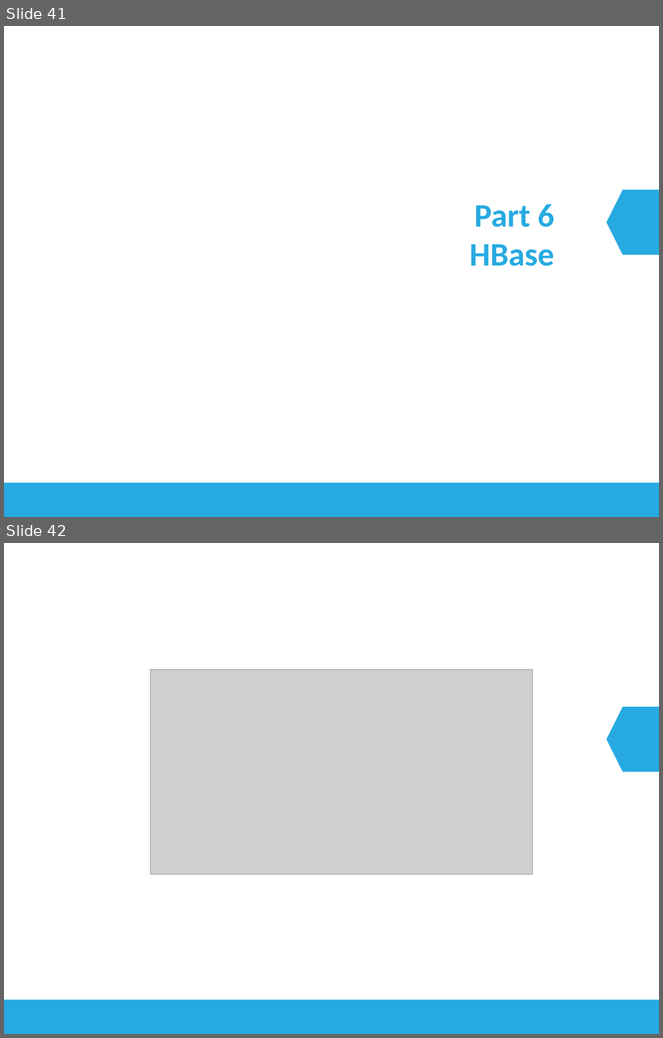
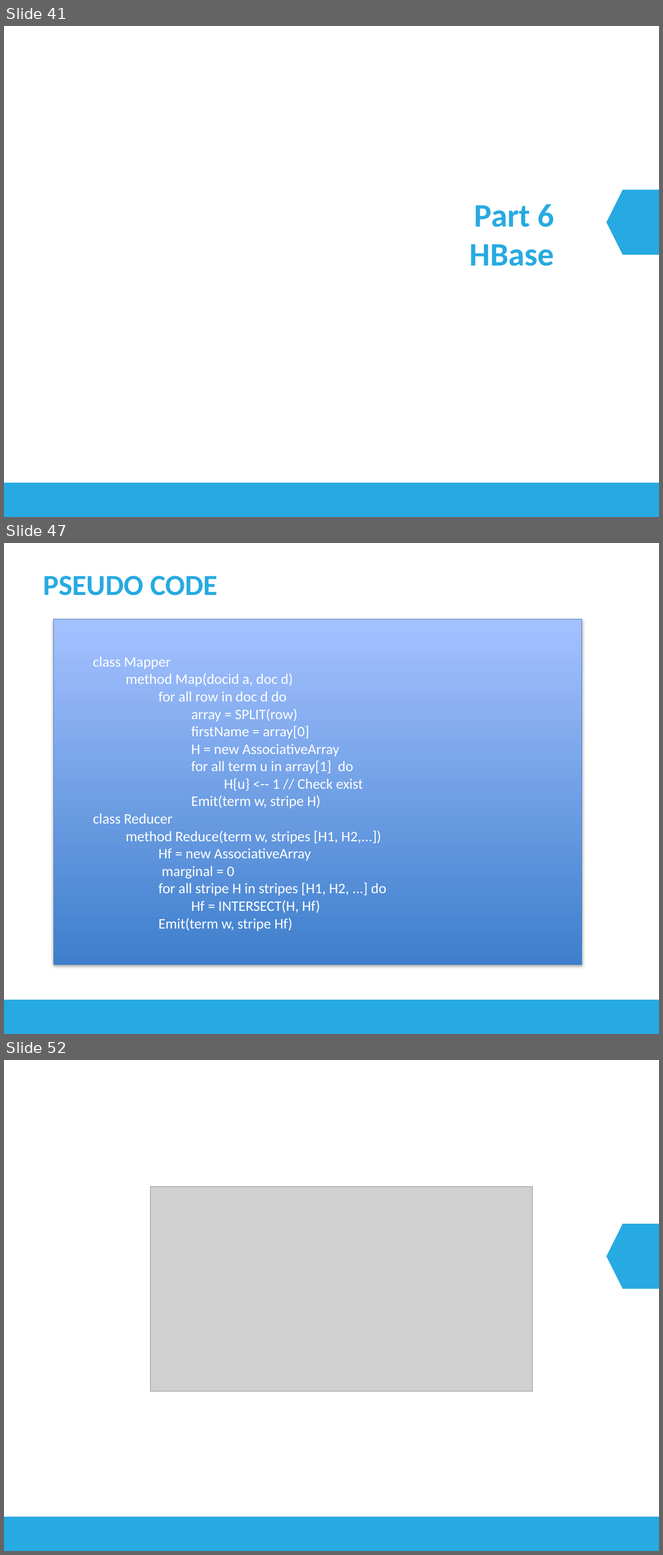
Before and after one commit to longhuynh/BigData, a slide deck: docs/Presentation.pptx. Shown one above the other, each under a label of ours: slides 41 and 42 before the commit, slides 41, 47 and 52 after it; the slides between them are not shown. The pictures are 663x1038 and 663x1555 pixels, drawn with LibreOffice and Linux fonts; fonts in the diff are those of the drawing; grey boxes stand for pictures. Boxes give left, top, right and bottom in pixels: in the first picture for what was removed or moved away, otherwise in the second. Text is boxed around its words. In the diff, an @@ line names an element or a change of style, - is before the commit and + after.

```diff
--- a/docs/Presentation.pptx
+++ b/docs/Presentation.pptx
@@ slide 47 added at (4, 543, 659, 1034), background #FFFFFF; not listed: 1 template element that a slide beside it also shows @@
@@ title added at (43, 576, 218, 596), 32 pt, text #27AAE1, bold @@
+PSEUDO CODE
@@ rectangle added at (54, 619, 582, 964), fill gradient #3F80CE to #A4C4FF, outline #4B7EBC 0.75 pt, 16 pt, text #FFFFFF @@
+class Mapper
+method Map(docid a, doc d)
+for all row in doc d do
+array = SPLIT(row)
+firstName = array[0]
+H = new AssociativeArray
+for all term u in array[1] do
+H{u} <-- 1 // Check exist
+Emit(term w, stripe H)
+class Reducer
+method Reduce(term w, stripes [H1, H2,...])
+Hf = new AssociativeArray
+marginal = 0
+for all stripe H in stripes [H1, H2, ...] do
+Hf = INTERSECT(H, Hf)
+Emit(term w, stripe Hf)
@@ what was slide 42 is now slide 52 @@
```
Also in this commit, not shown: 2 slides changed, 10 other slides added, 1 slide removed.
